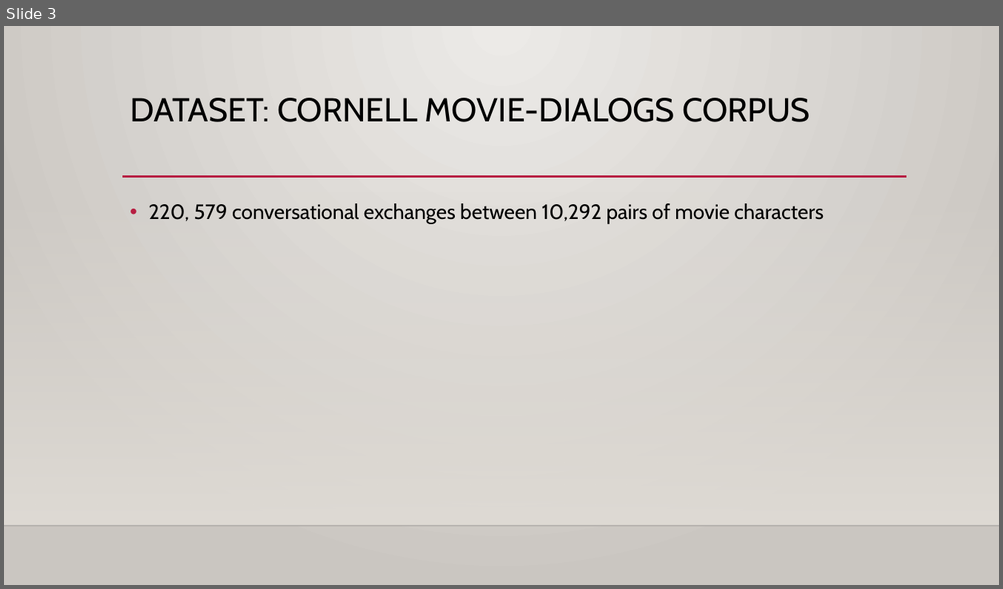
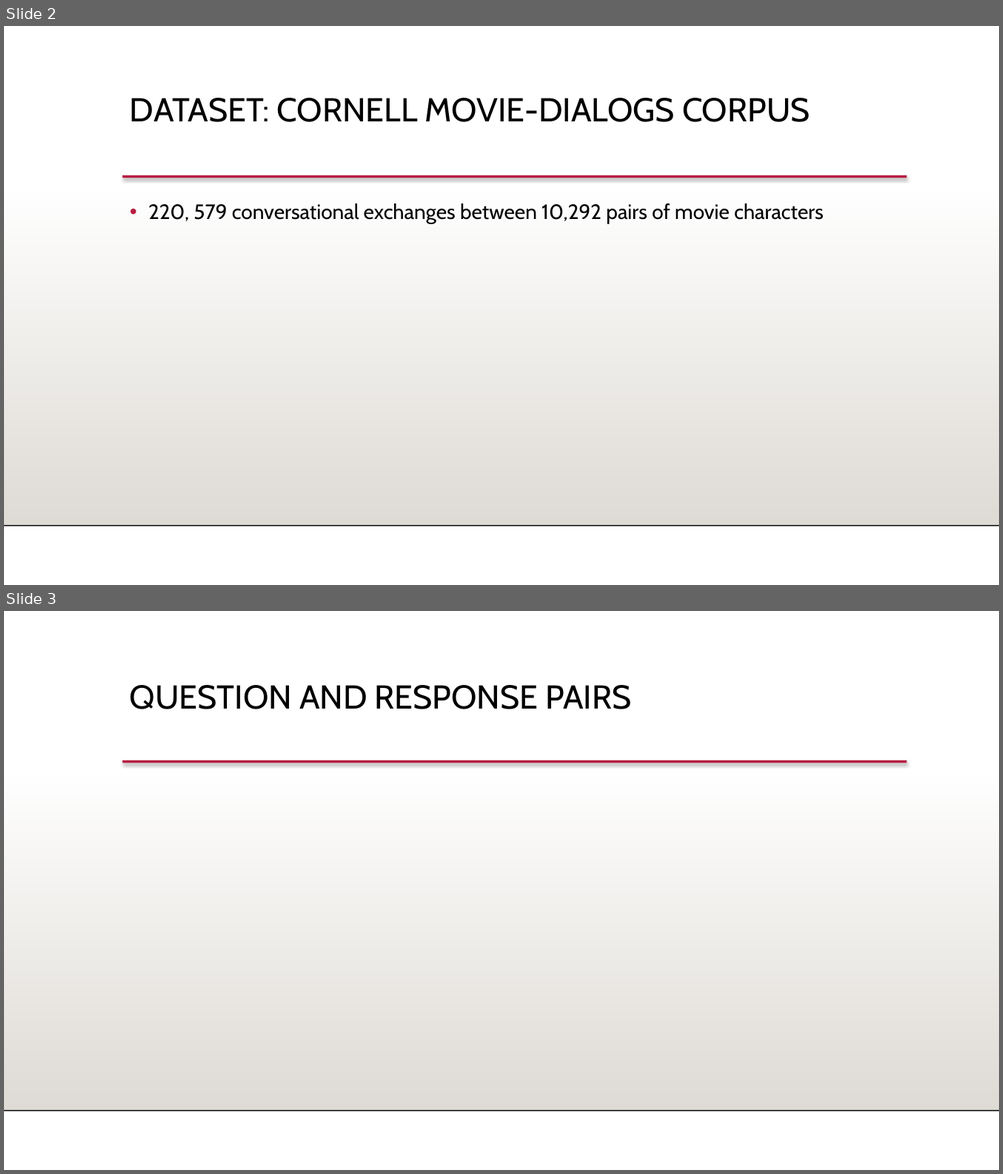
Before and after one commit to dghazvini/AI-Chatbot, a slide deck: Presentation.pptx. Shown one above the other, each under a label of ours: slide 3 before the commit, slides 2 and 3 after it. The pictures are 1003x589 and 1003x1174 pixels, drawn with LibreOffice and Linux fonts; fonts in the diff are those of the drawing; background and template pictures are left out. Boxes give left, top, right and bottom in pixels: in the first picture for what was removed or moved away, otherwise in the second. Text is boxed around its words. In the diff, an @@ line names an element or a change of style, - is before the commit and + after.

```diff
--- a/Presentation.pptx
+++ b/Presentation.pptx
@@ slide 3 added at (4, 611, 999, 1170), background #FFFFFF; not listed: 3 template elements that a slide beside it also shows @@
@@ text added at (130, 685, 632, 709), 32 pt, text #000000 @@
+QUESTION AND RESPONSE PAIRS
@@ what was slide 3 is now slide 2 @@
@@ slide 2 changed as well @@
@@ background gradient #ECEAE7 to #CAC7C1 to #FFFFFF @@
@@ line (122, 177) - (907, 177): stroke #B71E42 2.5 pt to #B71E42 2.49 pt @@
@@ line (4, 526) - (999, 526): stroke #000001 1 pt to #000001 0.99 pt @@
```
Also in this commit, not shown: 2 other slides changed, 1 other slide added, 1 slide removed, 1 other file.
